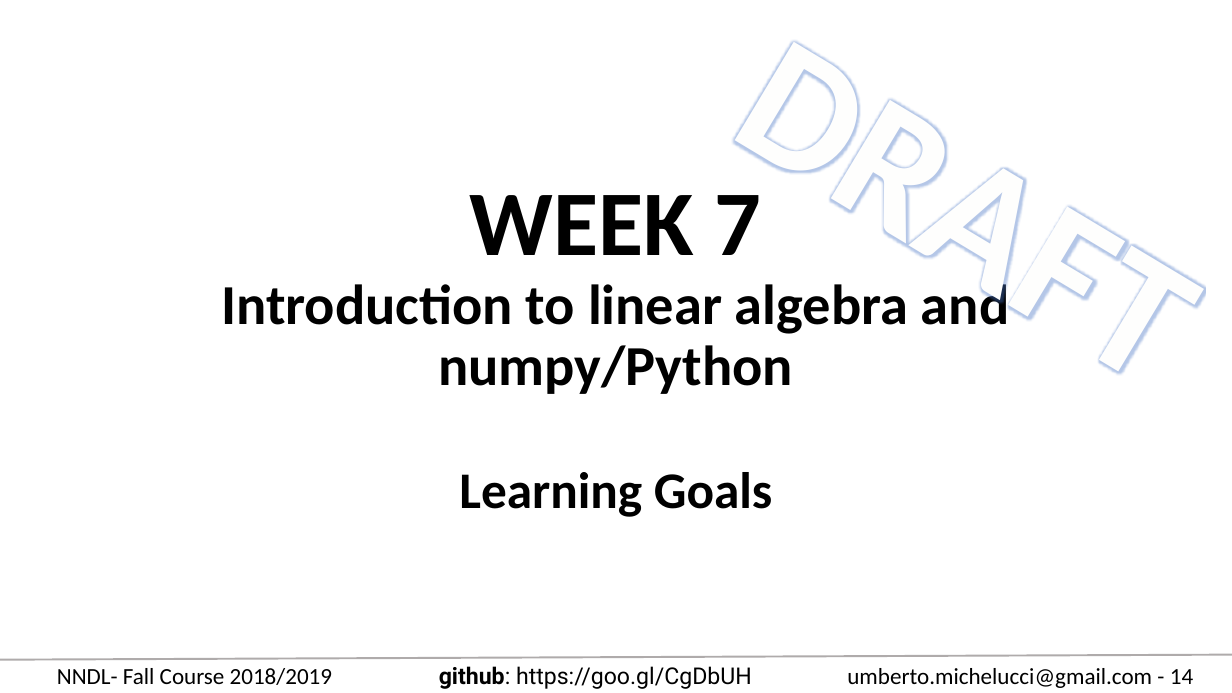
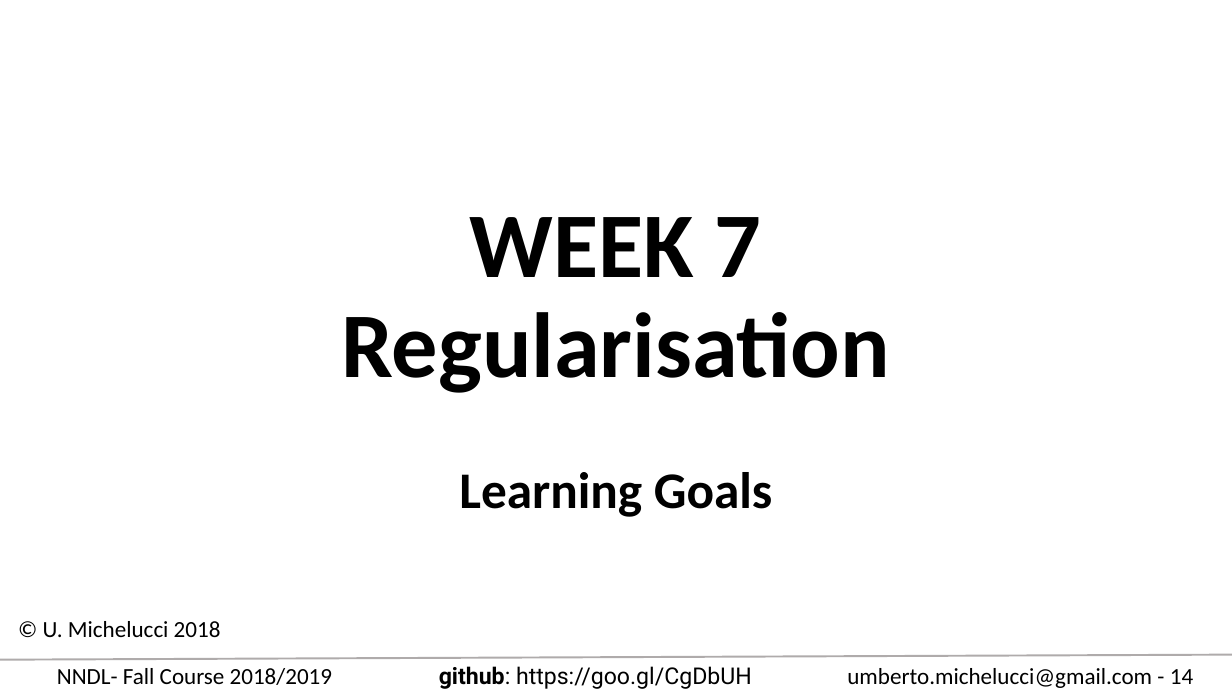
Before and after one commit to toelt-llc/COURSE-zhaw-dlcourse-spring2019, a slide deck: slide 14 of Learning_goals_overview.pptx. Drawn at 1232x693 pixels with LibreOffice and Linux fonts; fonts in the diff are those of the drawing. Boxes give left, top, right and bottom in pixels: in the first picture for what was removed or moved away, otherwise in the second. Text is boxed around its words. In the diff, an @@ line names an element or a change of style, - is before the commit and + after.

```diff
--- a/Learning_goals_overview.pptx
+++ b/Learning_goals_overview.pptx
@@ text removed at [695, 0, 1232, 431] @@
-DRAFT
@@ title at [341, 217, 890, 393]: text changed; size 44 to 72 pt @@
-WEEK 7
-Introduction to linear algebra and numpy/Python
+WEEK 7
+Regularisation
@@ text added at [43, 621, 221, 637], 18 pt, text #000000 @@
+© U. Michelucci 2018
```
Also in this commit, not shown: 7 other slides changed, 11 slides added, 11 slides removed.
